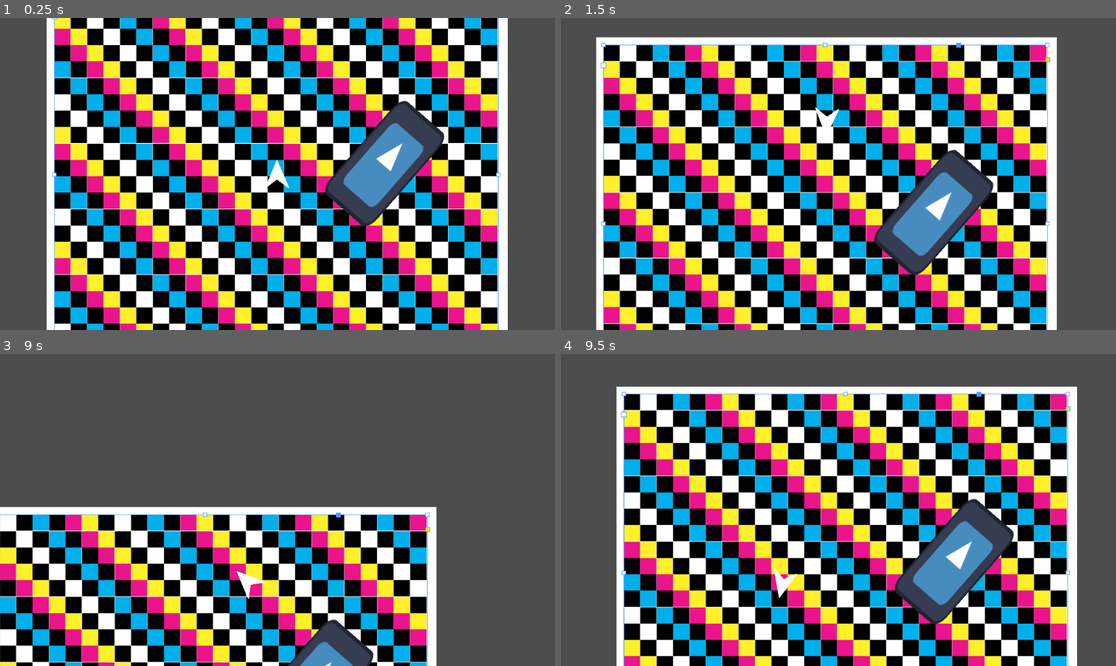
Above: before the commit, frames 1-4 (two rows, left to right).
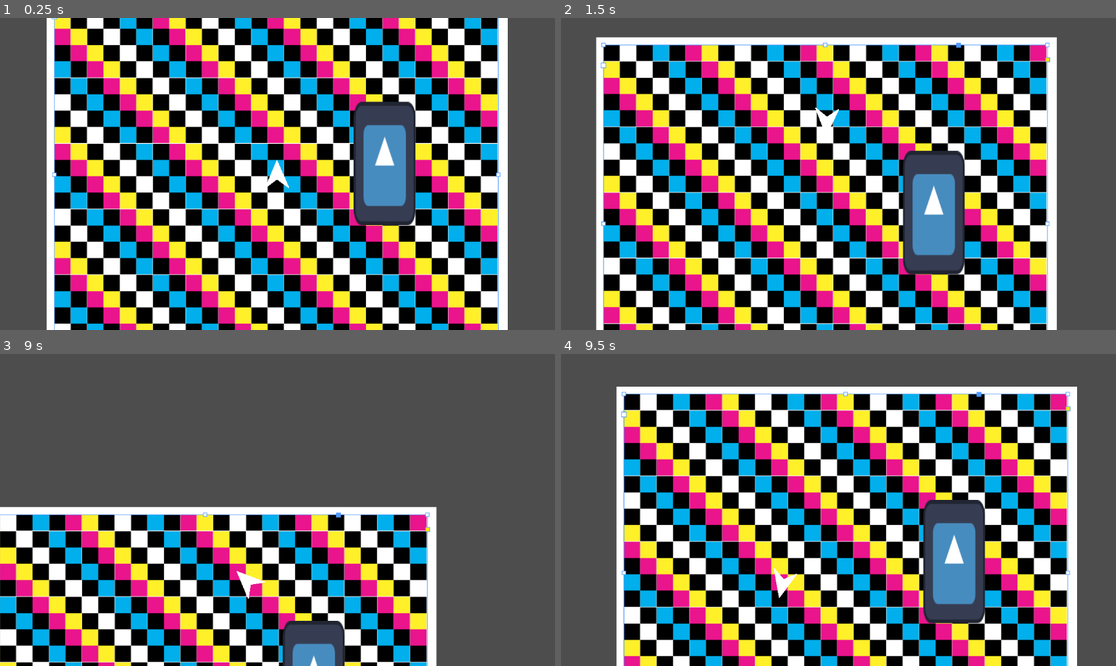
Above: after the commit, the same moments.

Repository: ParadoxArcher/Angle_Advantage
Game: Godot game, scene res://Scenes/GameScene.tscn
The game is run twice, just before and just after one commit, with the same random seed, the same clock (stepped at 60 frames per second) and the same inputs. The engine's default icon, where the game draws it, is replaced by a stand-in: a white triangle on a blue panel in a dark square.
Inputs:
- Up to frame 1 (0.25 s): no input
- Up to frame 2 (1.5 s): tap Enter at 0.5 s; hold D (RotateRight) 0.53-1.28 s; hold W (Boost) 0.53-1.28 s; hold S (Back) from 1.28 s (still down); tap Space (Dodge) at 1.35 s
- Up to frame 3 (9 s): release S (Back) at 2.03 s; hold W (Boost) 2.03-2.78 s; hold D (RotateRight) 2.03-3.53 s; tap Space (Dodge) every 1.5 s from 2.85 to 8.85 s; hold W (Boost) 3.53-4.28 s; hold A (RotateLeft) 3.53-5.03 s; hold S (Back) 5.03-5.78 s; hold W (Boost) 5.03-5.78 s; hold D (RotateRight) 5.78-8.03 s; hold W (Boost) 6.53-7.28 s; hold S (Back) 8.03-8.78 s; hold W (Boost) 8.03-8.78 s; hold A (RotateLeft) from 8.78 s (still down)
- Up to frame 4 (9.5 s): keep holding A (RotateLeft)

The runs differ from the first frame. In frame 1, 3.7% of the frame differs, in the area x 58-81%, y 26-67%; in frame 2, 3.7%; in frame 3, 1.4%; in frame 4, 3.7%.

Commit message:
vault backup: 2025-01-17 07:41:42

Diff:
--- a/zProject Files/Godot/Scenes/GameScene.tscn
+++ b/zProject Files/Godot/Scenes/GameScene.tscn
@@ -27,7 +27,6 @@
 
 [node name="StaticBody2D" type="StaticBody2D" parent="."]
 position = Vector2(448, -46)
-rotation = 0.71733
 
 [node name="CollisionShape2D" type="CollisionShape2D" parent="StaticBody2D"]
 position = Vector2(-0.5, -0.5)
--- a/zProject Files/Godot/Scripts/PlayerScript.gd
+++ b/zProject Files/Godot/Scripts/PlayerScript.gd
@@ -1,6 +1,6 @@
 extends CharacterBody2D
 
-#region Variables
+#region Basic Movement Variables
 ## Brake Variables
 @export var BrakeDecelMult = [5, 3] # {0: SpeedDecelMult, 1: RotaDecelMult}
 
@@ -20,10 +20,19 @@
 var RotaSpeed = 0
 var RotaRate = 0
 
+##Collision Variables
+@export var BounceScaler = .5
+#endregion
+
+#region Advanced Movement Variables
 ##Dodge Variables
 @export var DodgeMaxSpeed = [1, .15] # {0: MaxSpeedMultiplier, 1: MaxSpeedDecel}
 @export var DodgeRotaAccel = [5, .1] # {0: RotaAccelMult, 1: RotaAccelDecel}
+
+
 #endregion
+
+
 
 func _physics_process(_delta):
 	var MoveInput = Vector2(Input.get_action_strength("RotateRight") - Input.get_action_strength("RotateLeft"), Input.get_action_strength("Boost") - Input.get_action_strength("Back"))
@@ -77,10 +86,9 @@
 	velocity = lerp(velocity, velocity.normalized(), SpeedDecel[0]) # Momentum
 	velocity = lerp(velocity, BoostDir * MaxSpeed[0], SpeedAccel) # Acceleration
 
-	var Collision = move_and_collide(velocity * _delta, false, 1, false)
+	var Collision = move_and_collide(velocity * _delta, false, .7, false)
 	if Collision:
-		velocity = velocity.bounce(Collision.get_normal())
-		print(Collision.get_normal())
+		velocity = velocity.bounce(Collision.get_normal() * BounceScaler)
 
 	#endregion\
 
Not shown, added: zProject Files/Godot/Assets/Rocket.png.import
Not shown, changed: .obsidian/workspace.json
Not shown, changed: DevNotes/Player/Movement/Wall Bounce.md
